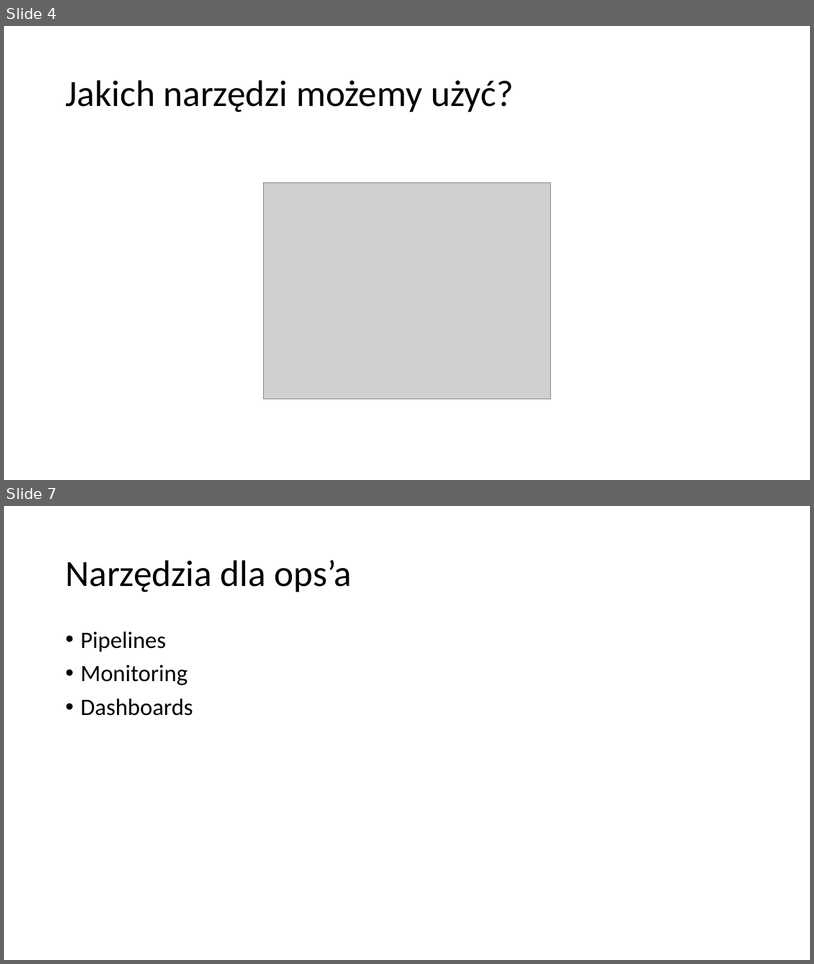
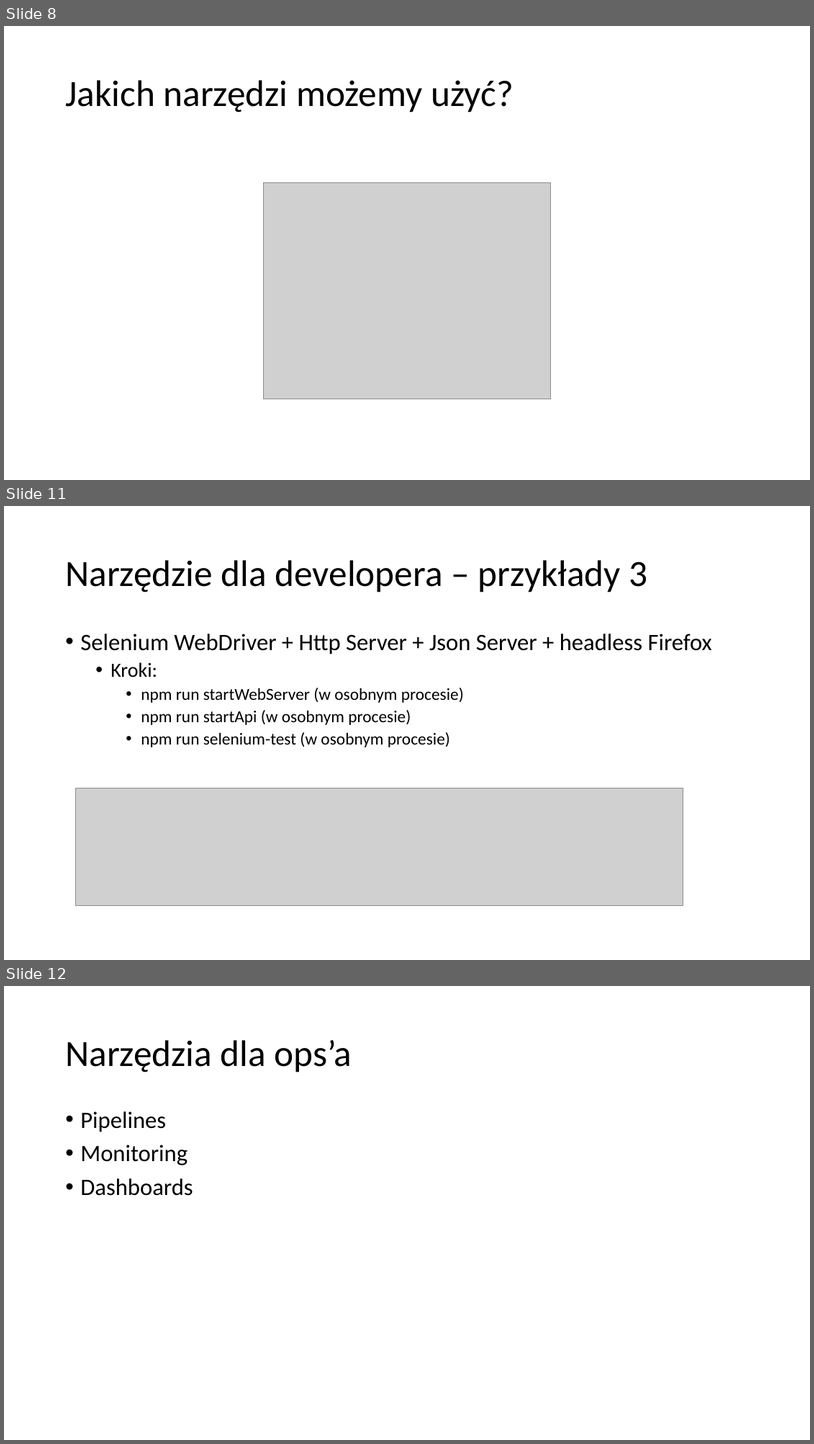
Before and after one commit to plitwinski/automated-tests-presentation, a slide deck: presentation/polish/Automatycznie testowalne aplikacje w srodowisku rozproszonym.pptx. Shown one above the other, each under a label of ours: slides 4 and 7 before the commit, slides 8, 11 and 12 after it; the slides between them are not shown. The pictures are 814x964 and 814x1444 pixels, drawn with LibreOffice and Linux fonts; fonts in the diff are those of the drawing; grey boxes stand for pictures. Boxes give left, top, right and bottom in pixels: in the first picture for what was removed or moved away, otherwise in the second. Text is boxed around its words. In the diff, an @@ line names an element or a change of style, - is before the commit and + after.

```diff
--- a/presentation/polish/Automatycznie testowalne aplikacje w srodowisku rozproszonym.pptx
+++ b/presentation/polish/Automatycznie testowalne aplikacje w srodowisku rozproszonym.pptx
@@ slide 11 added at (4,506,810,960), background #FFFFFF @@
@@ title added at (65,560,648,592), 44 pt, text #000000 @@
+Narzędzie dla developera – przykłady 3
@@ text added at (80,633,712,747), 20 pt, text #000000 @@
+• Selenium WebDriver + Http Server + Json Server + headless Firefox
+  • Kroki:
+    • npm run startWebServer (w osobnym procesie)
+    • npm run startApi (w osobnym procesie)
+    • npm run selenium-test (w osobnym procesie)
@@ picture added at (75,788,684,906) @@
@@ what was slide 4 is now slide 8 @@
@@ what was slide 7 is now slide 12 @@
```
Also in this commit, not shown: 12 slides changed.
